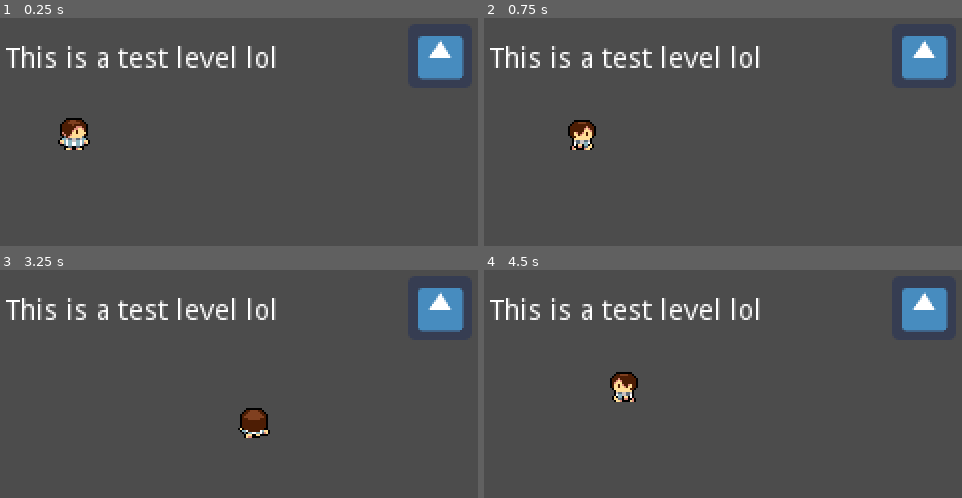
Above: before the commit, frames 1-4 (two rows, left to right).
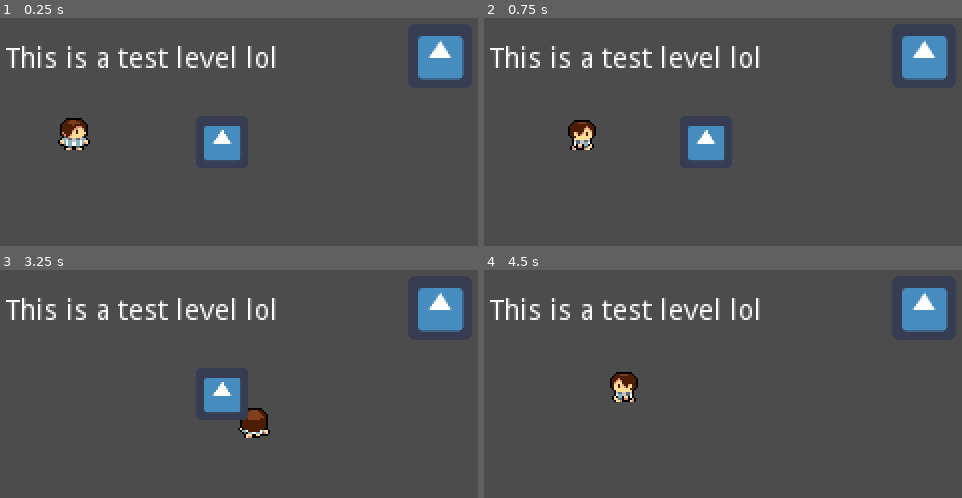
Above: after the commit, the same moments.

Repository: XanGrab/2022brackeyJammin
Game: Godot game, scene res://scenes/test scene/TestLevel.tscn
Same seed, same stepped clock (60 frames per second), same inputs: the game is played once before the commit and once after it. This scene is started directly instead of the project's main scene. The engine's default icon, where the game draws it, is replaced by a stand-in: a white triangle on a blue panel in a dark square.
Inputs:
- Up to frame 1 (0.25 s): no input
- Up to frame 2 (0.75 s): tap Enter at 0.5 s; hold Right (playermove_right) from 0.53 s (still down); hold Z (grab) from 0.53 s (still down)
- Up to frame 3 (3.25 s): release Right (playermove_right) at 1.28 s; release Z (grab) at 1.28 s; hold S (playermove_down) 1.28-2.03 s; tap Space (dialogue_advance) at 1.35 s; tap Z (grab) at 1.55, 3.05 s; hold Right (playermove_right) 2.03-2.78 s; hold Z (grab) 2.03-2.78 s; hold Up (playermove_up) from 2.78 s (still down); tap 2 at 2.85 s
- Up to frame 4 (4.5 s): release Up (playermove_up) at 3.53 s; hold Z (grab) 3.53-4.28 s; hold A (playermove_left) from 3.53 s (still down); tap Space (dialogue_advance) at 4.35 s

The runs differ from the first frame. In frame 1, 1.1% of the frame differs, in the area x 42-51%, y 47-63%; in frame 2, 1.1%; in frame 3, 1.2%, in the area x 42-52%, y 47-66%; in frame 4, nothing differs.

Commit message:
push/pull ability only active when bracelet collected

Diff:
--- a/scenes/modular scenes/GrabCast.gd
+++ b/scenes/modular scenes/GrabCast.gd
@@ -3,9 +3,15 @@
 # script that attaches to player and interacts with other objects
 const Interactable = preload("res://scripts/Interactable.gd")
 
-const RAY_LENGTH = 12
+const RAY_LENGTH = 9
+# const
 
 onready var player = $".." # gets reference to player_movement.gd
+
+func _ready():
+	enabled = false
+	SignalBus.connect("item_picked_up", self, "_on_item_collection")
+
 
 func _physics_process(_delta):
 	cast_to = player.direction * RAY_LENGTH
@@ -18,7 +24,15 @@
 func _input(event):
 	if(Input.is_action_pressed("grab") && is_colliding()):
 		var collider = get_collider()
-		print(collider)
 
 		if(collider.is_in_group("Pushable")):
 			player.start_pushing(collider)
+
+func update_grab_ability():
+	if(GameManager.inventory_flags[GameManager.Item.BRACELET]):
+		enabled = true
+	else:
+		enabled = false
+
+func _on_item_collection(item):
+	update_grab_ability()
--- a/scenes/modular scenes/Player.tscn
+++ b/scenes/modular scenes/Player.tscn
@@ -23,6 +23,7 @@
 shape = SubResource( 1 )
 
 [node name="InteractRay" type="RayCast2D" parent="."]
+position = Vector2( 0, 2.5 )
 enabled = true
 cast_to = Vector2( 8, 0 )
 collision_mask = 2
@@ -30,9 +31,11 @@
 script = ExtResource( 2 )
 
 [node name="DebugRayDraw" type="Node2D" parent="."]
+position = Vector2( 0, 2.5 )
 script = ExtResource( 1 )
 
 [node name="GrabRay" type="RayCast2D" parent="."]
+position = Vector2( 0, 2.5 )
 enabled = true
 cast_to = Vector2( 8, 0 )
 script = ExtResource( 6 )
--- a/scenes/test scene/Rishus Test.tscn
+++ b/scenes/test scene/Rishus Test.tscn
@@ -1,10 +1,12 @@
-[gd_scene load_steps=8 format=2]
+[gd_scene load_steps=10 format=2]
 
 [ext_resource path="res://scenes/modular scenes/Player.tscn" type="PackedScene" id=1]
 [ext_resource path="res://player resources/programmer_art.tres" type="TileSet" id=2]
 [ext_resource path="res://icon.png" type="Texture" id=3]
 [ext_resource path="res://scripts/Interactable.gd" type="Script" id=4]
 [ext_resource path="res://scenes/modular scenes/Dialogue System.tscn" type="PackedScene" id=5]
+[ext_resource path="res://_Art/Items/Power_Bracelet.png" type="Texture" id=6]
+[ext_resource path="res://scenes/modular scenes/Item.tscn" type="PackedScene" id=7]
 
 [sub_resource type="RectangleShape2D" id=1]
 extents = Vector2( 32.3441, 32 )
@@ -54,6 +56,11 @@
 [node name="CollisionShape2D" type="CollisionShape2D" parent="YSort/PushableObject" groups=["Pushable"]]
 shape = SubResource( 2 )
 
+[node name="Item" parent="YSort" instance=ExtResource( 7 )]
+position = Vector2( 56, 21 )
+type = 1
+loaded_texture = ExtResource( 6 )
+
 [node name="Player" parent="YSort" instance=ExtResource( 1 )]
 
 [connection signal="on_dialogue_close" from="CanvasLayer/Dialogue System" to="YSort/Player" method="_on_dialogue_close"]
--- a/scenes/test scene/TestLevel.tscn
+++ b/scenes/test scene/TestLevel.tscn
@@ -1,7 +1,9 @@
-[gd_scene load_steps=3 format=2]
+[gd_scene load_steps=5 format=2]
 
 [ext_resource path="res://scenes/modular scenes/Player.tscn" type="PackedScene" id=1]
 [ext_resource path="res://scenes/modular scenes/ElectriFire.tscn" type="PackedScene" id=2]
+[ext_resource path="res://icon.png" type="Texture" id=3]
+[ext_resource path="res://scenes/modular scenes/Item.tscn" type="PackedScene" id=4]
 
 [node name="TestLevel" type="Node2D"]
 
@@ -21,3 +23,8 @@
 __meta__ = {
 "_edit_use_anchors_": false
 }
+
+[node name="Item" parent="." instance=ExtResource( 4 )]
+position = Vector2( 165, 68 )
+type = 2
+loaded_texture = ExtResource( 3 )
